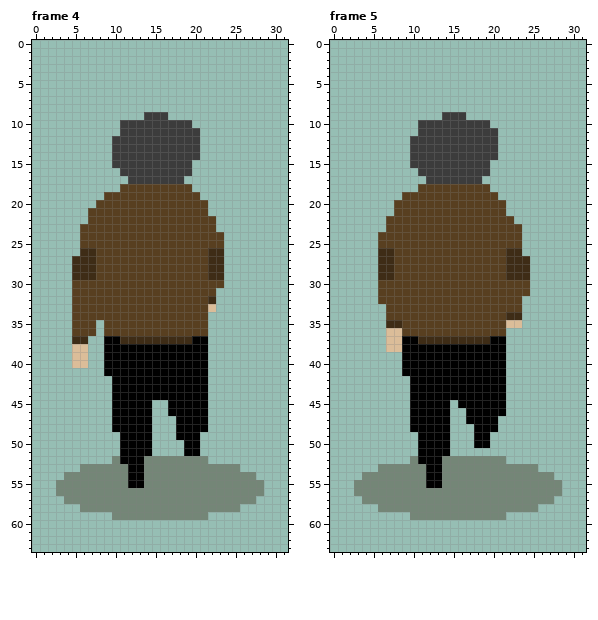
Pixel-art file -- Pixel Assets/joel-run-test2.aseprite. The picture above was drawn from the file before the commit.
32x64 pixels, 6 frames. Shown: frame 4, frame 5. The commit also changed other frames, which this record leaves out.
After:
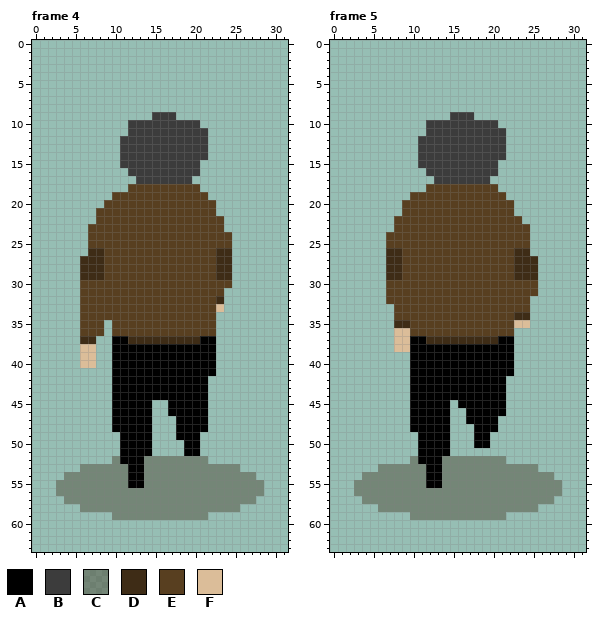
Palette (. is transparent): A #000000  B #3c3c3c  C #3e2c1662  D #3e2c16  E #583f20  F #dbbd99
Changes in this commit:
--- frame 4
@@ x 0..31 @@
  8 ................................
- 9 ..............BBB...............
-10 ...........BBBBBBBBB............
-11 ...........BBBBBBBBBB...........
-12 ..........BBBBBBBBBBB...........
-13 ..........BBBBBBBBBBB...........
-14 ..........BBBBBBBBBBB...........
-15 ..........BBBBBBBBBB............
-16 ...........BBBBBBBBB............
-17 ............BBBBBBB.............
-18 ...........EEEEEEEEE............
-19 .........EEEEEEEEEEEE...........
-20 ........EEEEEEEEEEEEEE..........
-21 .......EEEEEEEEEEEEEEE..........
-22 .......EEEEEEEEEEEEEEEE.........
-23 ......EEEEEEEEEEEEEEEEE.........
-24 ......EEEEEEEEEEEEEEEEEE........
-25 ......EEEEEEEEEEEEEEEEEE........
-26 ......DDEEEEEEEEEEEEEEDD........
-27 .....DDDEEEEEEEEEEEEEEDD........
-28 .....DDDEEEEEEEEEEEEEEDD........
-29 .....DDDEEEEEEEEEEEEEEDD........
-30 .....EEEEEEEEEEEEEEEEEEE........
-31 .....EEEEEEEEEEEEEEEEEE.........
-32 .....EEEEEEEEEEEEEEEEED.........
-33 .....EEEEEEEEEEEEEEEEEF.........
-34 .....EEEEEEEEEEEEEEEEE..........
-35 .....EEE.EEEEEEEEEEEEE..........
-36 .....EEE.EEEEEEEEEEEEE..........
-37 .....DD..AADDDDDDDDDAA..........
-38 .....FF..AAAAAAAAAAAAA..........
-39 .....FF..AAAAAAAAAAAAA..........
-40 .....FF..AAAAAAAAAAAAA..........
-41 .........AAAAAAAAAAAAA..........
+ 9 ...............BBB..............
+10 ............BBBBBBBBB...........
+11 ............BBBBBBBBBB..........
+12 ...........BBBBBBBBBBB..........
+13 ...........BBBBBBBBBBB..........
+14 ...........BBBBBBBBBBB..........
+15 ...........BBBBBBBBBB...........
+16 ............BBBBBBBBB...........
+17 .............BBBBBBB............
+18 ............EEEEEEEEE...........
+19 ..........EEEEEEEEEEEE..........
+20 .........EEEEEEEEEEEEEE.........
+21 ........EEEEEEEEEEEEEEE.........
+22 ........EEEEEEEEEEEEEEEE........
+23 .......EEEEEEEEEEEEEEEEE........
+24 .......EEEEEEEEEEEEEEEEEE.......
+25 .......EEEEEEEEEEEEEEEEEE.......
+26 .......DDEEEEEEEEEEEEEEDD.......
+27 ......DDDEEEEEEEEEEEEEEDD.......
+28 ......DDDEEEEEEEEEEEEEEDD.......
+29 ......DDDEEEEEEEEEEEEEEDD.......
+30 ......EEEEEEEEEEEEEEEEEEE.......
+31 ......EEEEEEEEEEEEEEEEEE........
+32 ......EEEEEEEEEEEEEEEEED........
+33 ......EEEEEEEEEEEEEEEEEF........
+34 ......EEEEEEEEEEEEEEEEE.........
+35 ......EEE.EEEEEEEEEEEEE.........
+36 ......EEE.EEEEEEEEEEEEE.........
+37 ......DD..AADDDDDDDDDAA.........
+38 ......FF..AAAAAAAAAAAAA.........
+39 ......FF..AAAAAAAAAAAAA.........
+40 ......FF..AAAAAAAAAAAAA.........
+41 ..........AAAAAAAAAAAAA.........
 42 ..........AAAAAAAAAAAA..........
--- frame 5
@@ x 0..31 @@
  8 ................................
- 9 ..............BBB...............
-10 ...........BBBBBBBBB............
-11 ...........BBBBBBBBBB...........
-12 ..........BBBBBBBBBBB...........
-13 ..........BBBBBBBBBBB...........
-14 ..........BBBBBBBBBBB...........
-15 ..........BBBBBBBBBB............
-16 ...........BBBBBBBBB............
-17 ............BBBBBBB.............
-18 ...........EEEEEEEEE............
-19 .........EEEEEEEEEEEE...........
-20 ........EEEEEEEEEEEEEE..........
-21 ........EEEEEEEEEEEEEE..........
-22 .......EEEEEEEEEEEEEEEE.........
-23 .......EEEEEEEEEEEEEEEEE........
-24 ......EEEEEEEEEEEEEEEEEE........
-25 ......EEEEEEEEEEEEEEEEEE........
-26 ......DDEEEEEEEEEEEEEEDD........
-27 ......DDEEEEEEEEEEEEEEDDD.......
-28 ......DDEEEEEEEEEEEEEEDDD.......
-29 ......DDEEEEEEEEEEEEEEDDD.......
-30 ......EEEEEEEEEEEEEEEEEEE.......
-31 ......EEEEEEEEEEEEEEEEEEE.......
-32 ......EEEEEEEEEEEEEEEEEE........
-33 .......EEEEEEEEEEEEEEEEE........
-34 .......EEEEEEEEEEEEEEEDD........
-35 .......DDEEEEEEEEEEEEEFF........
-36 .......FFEEEEEEEEEEEEE..........
-37 .......FFAADDDDDDDDDAA..........
-38 .......FFAAAAAAAAAAAAA..........
-39 .........AAAAAAAAAAAAA..........
-40 .........AAAAAAAAAAAAA..........
-41 .........AAAAAAAAAAAAA..........
+ 9 ...............BBB..............
+10 ............BBBBBBBBB...........
+11 ............BBBBBBBBBB..........
+12 ...........BBBBBBBBBBB..........
+13 ...........BBBBBBBBBBB..........
+14 ...........BBBBBBBBBBB..........
+15 ...........BBBBBBBBBB...........
+16 ............BBBBBBBBB...........
+17 .............BBBBBBB............
+18 ............EEEEEEEEE...........
+19 ..........EEEEEEEEEEEE..........
+20 .........EEEEEEEEEEEEEE.........
+21 .........EEEEEEEEEEEEEE.........
+22 ........EEEEEEEEEEEEEEEE........
+23 ........EEEEEEEEEEEEEEEEE.......
+24 .......EEEEEEEEEEEEEEEEEE.......
+25 .......EEEEEEEEEEEEEEEEEE.......
+26 .......DDEEEEEEEEEEEEEEDD.......
+27 .......DDEEEEEEEEEEEEEEDDD......
+28 .......DDEEEEEEEEEEEEEEDDD......
+29 .......DDEEEEEEEEEEEEEEDDD......
+30 .......EEEEEEEEEEEEEEEEEEE......
+31 .......EEEEEEEEEEEEEEEEEEE......
+32 .......EEEEEEEEEEEEEEEEEE.......
+33 ........EEEEEEEEEEEEEEEEE.......
+34 ........EEEEEEEEEEEEEEEDD.......
+35 ........DDEEEEEEEEEEEEEFF.......
+36 ........FFEEEEEEEEEEEEE.........
+37 ........FFAADDDDDDDDDAA.........
+38 ........FFAAAAAAAAAAAAA.........
+39 ..........AAAAAAAAAAAAA.........
+40 ..........AAAAAAAAAAAAA.........
+41 ..........AAAAAAAAAAAAA.........
 42 ..........AAAAAAAAAAAA..........
